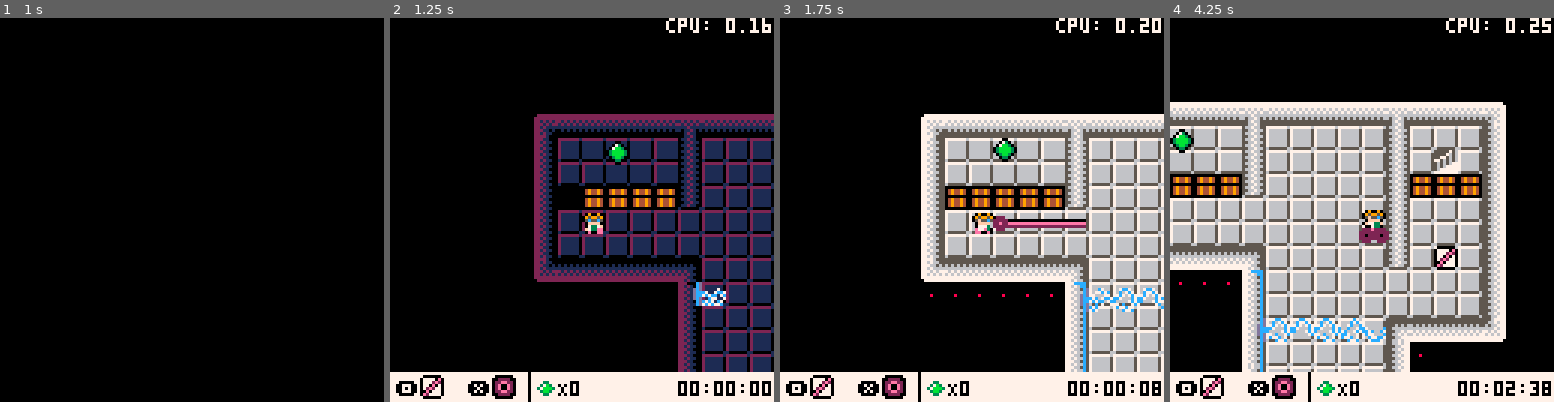
Above: before the commit, frames 1-4 (left to right).
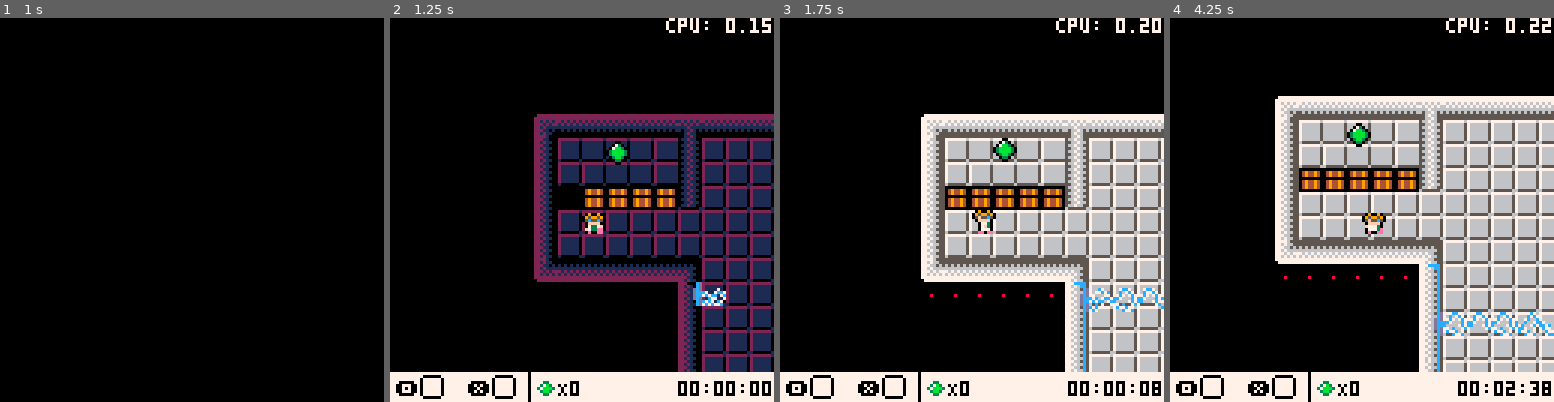
Above: after the commit, the same moments.

Repository: kitasuna/pico8-ttuor
Game: PICO-8 cartridge main.p8
Two runs of this game, one before a commit and one after it. Both use one fixed random seed, a clock stepped at 60 frames per second and the inputs below.
Inputs:
- Up to frame 1 (1 s): tap X (X key) at 0.33 s; tap O (Z key) at 0.7 s
- Up to frame 2 (1.25 s): tap X (X key) at 1.07 s
- Up to frame 3 (1.75 s): hold Right from 1.6 s (still down); tap O (Z key) at 1.7 s
- Up to frame 4 (4.25 s): tap X (X key) at 1.85, 2.97, 4.08 s; release Right at 2.1 s; tap O (Z key) every 0.4 s from 2.1 to 4.1 s; hold Up 2.15-2.42 s; hold Right 2.47-3.03 s; hold Left 3.08-3.58 s; hold Down 3.63-3.97 s; hold Right from 4.02 s (still down)

Frame 1 is identical in both runs. In frame 2, 0.3% of the frame differs, in the area x 8-100%, y 0-99%; in frame 3, 1.2%; in frame 4, 57%, in the area x 0-100%, y 0-99%.

Commit message:
Add message popups

Diff:
--- a/const.lua
+++ b/const.lua
@@ -60,3 +60,10 @@
 ENT_STATE_HELD = "HELD"
 
 GRAV_COLORS ={ CLR_PNK, CLR_BLK, CLR_PRP }
+
+X_CHAR = "❎"
+O_CHAR = "🅾️"
+U_CHAR = "⬆️"
+D_CHAR = "⬇️"
+L_CHAR = "⬅️"
+R_CHAR = "➡️"
--- a/entity.lua
+++ b/entity.lua
@@ -6,8 +6,8 @@
   }
 
   ent_man.collision = function()
-    for k, ent in pairs(ent_man.ents) do
-      for j, ent_inner in pairs(ent_man.ents) do
+    for ent in all(ent_man.ents) do
+      for ent_inner in all(ent_man.ents) do
         if ent.type == ENT_ITEM and ent_inner.type == ENT_BEAM and ent.state != ENT_STATE_BROKEN and collides(ent, ent_inner) then
           qm.add_event("beam_item_collision", ent)
         end
@@ -127,7 +127,7 @@
     if payload.ent.type != ENT_BOX then
       return
     end
-    for k, ent in pairs(ent_man.ents) do
+    for ent in all(ent_man.ents) do
       if ent.type == ENT_BEAM and ent.blocked_by == payload.ent then
         ent.blocked_by = nil
         return
@@ -155,7 +155,7 @@
   end
 
   ent_man.handle_gbeam_removed = function(payload)
-    for k, ent in pairs(ent_man.ents) do
+    for ent in all(ent_man.ents) do
       if ent.tgt_x != nil or ent.tgt_y != nil then
         ent.vel_x,ent.vel_y = 0,0
         ent.tgt_x,ent.tgt_y = nil,nil
@@ -164,7 +164,7 @@
   end
 
   ent_man.handle_button = function(payload)
-    for k, ent in pairs(ent_man.ents) do
+    for ent in all(ent_man.ents) do
       if ent.state == ENT_STATE_HELD then
         if not is_pressed_o(payload.input_mask) then
           -- unhand that item!
@@ -177,7 +177,7 @@
 
   -- String -> { rotation: Rotation, pos_x: Int, pos_y Int }
   ent_man.handle_player_rotation = function(payload)
-    for k, ent in pairs(ent_man.ents) do
+    for ent in all(ent_man.ents) do
       if ent.state == ENT_STATE_HELD then
         ent.future_x,ent.future_y = payload.pos_x,payload.pos_y
         --ent.future_y = payload.pos_y
@@ -233,7 +233,6 @@
   }
   tmp = merge(tmp, new_sprite(28, info[2], info[3], 8, 8))
 
-
   tmp.update = function(level)
     ent_update(tmp)(level)
   end
@@ -248,14 +247,10 @@
       if tmp.vel_x != 0 or tmp.vel_y != 0 then
         pal(0, GRAV_COLORS[frame_counter % 3])
       end
-      tmp.frame_step += 1
       local pos_offsets = {0, 1, 1, 1, 0, -1, -1, -1}
-      if tmp.frame_step > 10 then
-        tmp.frame_offset += 1
-        tmp.frame_step = 0
-        if tmp.frame_offset + 1 > #pos_offsets then
-          tmp.frame_offset = 0
-        end
+      tmp.frame_step = (tmp.frame_step + 1) % 10
+      if tmp.frame_step == 0 then
+        tmp.frame_offset = (tmp.frame_offset + 1) % #pos_offsets
       end
       local y_offset = pos_offsets[tmp.frame_offset + 1]
       spr(tmp.num, tmp.pos_x, tmp.pos_y + y_offset)
@@ -289,7 +284,7 @@
     end
     beam.size_x = beam_max_x - beam.pos_x
 
-    for j, ent_other in pairs(ent_man.ents) do
+    for ent_other in all(ent_man.ents) do
       -- Try cheating size here to make boxes more protective
       if ent_other.type == ENT_BOX and ent_other.state != ENT_STATE_HELD and collides(beam, ent_other) then
         beam.blocked_by = ent_other
--- a/main.p8
+++ b/main.p8
@@ -79,7 +79,7 @@
 function timer_draw(x, y, color)
   print(lz(timer_minutes)..":"..lz(timer_seconds)..":"..lz(frame_counter), x, y, color)
 end
-game_draw = function()
+function game_draw()
   cls()
 
   if player_state != PLAYER_STATE_DEAD_FALLING then
@@ -120,29 +120,8 @@
 
   item_particles.draw()
   sec_item_particles.draw()
-
-  -- Draw inventory
-  camera()
-  rectfill(0, 118, 128, 128, CLR_WHT)
-  print("🅾️", 2, 121, CLR_BLK)
-  print("❎", 26, 121, CLR_BLK)
-  palt(0, false)
-  palt(15, true)
-  spr(42, 10, 119)
-  spr(42, 34, 119)
-  if player_inventory.glove > 0 then
-    spr(38, 10, 119)
-    if player_inventory.flash_at == 0 and frame_counter % 3 != 0 then
-      spr(39, 10, 119)
-    end
-  end
-  if player_inventory.wormhole > 0 then
-    spr(40, 34, 119)
-    if player_inventory.flash_at == 1 and frame_counter % 3 != 0 then
-      spr(41, 34, 119)
-    end
-  end
-  -- gems_draw(48, 119)
+  inventory_draw(frame_counter)
+
   line(46, 118, 46, 128, CLR_BLK)
   spr(29, 48, 119)
   print("X"..player.gems_count, 56, 121, CLR_BLK)
@@ -156,7 +135,7 @@
   print("cpu: "..stat(1), 92, 0, CLR_WHT)
 end
 
-game_update = function()
+function game_update()
     local input_mask = 0
     if btn(BTN_U) then
       input_mask = input_mask | (1 << BTN_U)
@@ -220,6 +199,7 @@
     item_particles.update()
     sec_item_particles.update()
     slide_parts.update()
+    inventory_update()
 
     ent_man.collision()
 
@@ -258,17 +238,46 @@
   end
 end
 
+
+msg_box_fc = 0
+function msg_box_update()
+  msg_box_fc += 1
+  inventory_update()
+  qm.proc()
+  if msg_box_fc > 30 and (btn(BTN_X) or btn(BTN_O)) then
+    __update = game_update
+    __draw = game_draw
+    msg_box_fc = 0
+  end
+end
+
+function msg_box_draw(str)
+  return function()
+    inventory_draw(msg_box_fc)
+    rectfill(6,30,mid(6,msg_box_fc*6,122),mid(30,msg_box_fc*5,90),CLR_PNK)
+    rectfill(8,32,mid(8,msg_box_fc*6,120),mid(32,msg_box_fc*5,88),CLR_PRP)
+    if msg_box_fc > 20 then
+      local new_str = sub(str, 1, mid(1, msg_box_fc * 2, #str))
+      print(new_str, 9, 36, CLR_DGY)
+      print(new_str, 10, 37, CLR_WHT)
+    end
+  end
+end
+
+function _gm_handle_player_glove_collision()
+  __update = msg_box_update
+  __draw = msg_box_draw("you got: a cool glove!\n\npress and hold "..O_CHAR.."\nto pull boxes towards you!\n\nthen use "..U_CHAR..D_CHAR..R_CHAR..L_CHAR.."\nto reposition the box")
+end
+
 function _init()
   cls()
   printh"!!!!init"
 
   -- Set up our entity manager
   ent_man = new_entity_manager()
-  -- ^^ this is intentional, only need to delete the glove/wh from the table
 
   -- Add sprite
   player = new_player(1, 64, 64, 6, 6)
-  -- ^^ might not need this since logic is internal
 
   -- Set up player particle source
   plfx = flsrc(0, 0, 0.05, {CLR_ORN, CLR_PCH, CLR_DGN, CLR_PNK, CLR_PNK})
@@ -286,7 +295,7 @@
   qm.add_subs("entity_reaches_target", {sound_man.handle_entity_reaches_target, ent_man.handle_entity_reaches_target, player.handle_entity_reaches_target})
   qm.add_sub("player_rotation", ent_man.handle_player_rotation)
   qm.add_subs("player_item_collision", {player.handle_player_item_collision, ent_man.handle_player_item_collision})
-  qm.add_subs("player_glove_collision", {player.handle_player_glove_collision, ent_man.handle_player_item_collision})
+  qm.add_subs("player_glove_collision", {player.handle_player_glove_collision, ent_man.handle_player_item_collision,_gm_handle_player_glove_collision})
   qm.add_subs("player_wh_collision", {player.handle_player_wh_collision, ent_man.handle_player_item_collision})
   qm.add_sub("level_init", player.handle_level_init)
   -- Load levels
@@ -297,27 +306,14 @@
   -- Set up timers table for later...
   timers = {}
 
-  -- Frame counter, used for animation flashing and maybe other things eventually?
-  frame_counter = 0
-
-  -- Game timer, used to measure how quickly the player reaches the final goal
-  timer_minutes = 0
-  timer_seconds = 0
-
-  camera_x = 0
-  camera_y = 0
-
+  -- Initialize some numbers!
+  frame_counter,timer_minutes,timer_seconds,camera_x,camera_y = 0,0,0,0,0
 
   __draw = title_draw
   __update = title_update
 end
 
 function _update60()
-  -- Kinda hacky; but if we're in "game mode" do this stuff
-  -- currently unused
-  if __update == game_update then
-  end
-
   __update()
 end
 
--- a/player.lua
+++ b/player.lua
@@ -7,8 +7,38 @@
 player_slide_vel_x = 0
 player_slide_vel_y = 0
 slide_counter = 0
+slide_parts = flsrc(0, 0, 0, {2, 14, 14})
 player_inventory = {}
-slide_parts = flsrc(0, 0, 0, {2, 14, 14})
+function inventory_draw(fc)
+  camera()
+  rectfill(0, 118, 128, 128, CLR_WHT)
+  print(O_CHAR, 2, 121, CLR_BLK)
+  print(X_CHAR, 26, 121, CLR_BLK)
+  palt(0, false)
+  palt(15, true)
+  spr(42, 10, 119)
+  spr(42, 34, 119)
+  if player_inventory.glove > 0 then
+    spr(38, 10, 119)
+    if player_inventory.flash_at == 0 and fc % 3 != 0 then
+      spr(39, 10, 119)
+    end
+  end
+  if player_inventory.wormhole > 0 then
+    spr(40, 34, 119)
+    if player_inventory.flash_at == 1 and fc % 3 != 0 then
+      spr(41, 34, 119)
+    end
+  end
+end
+function inventory_update()
+  if player_inventory.flash_til > 0 then
+    player_inventory.flash_til -= 1
+    if player_inventory.flash_til == 0 then
+      player_inventory.flash_at = -1
+    end
+  end
+end
 
 function new_player(sprite_num, pos_x, pos_y)
   local player = new_sprite(
@@ -29,8 +59,8 @@
   player_inventory = {
     flash_at = -1,
     flash_til = 0,
-    glove = 2,
-    wormhole = 2,
+    glove = 0,
+    wormhole = 0,
   }
   player_items = {0,0,0,0,0,0,0,0}
 
@@ -328,12 +358,6 @@
   end
 
   player.update = function(ent_man, level)
-    if player_inventory.flash_til > 0 then
-      player_inventory.flash_til -= 1
-      if player_inventory.flash_til == 0 then
-        player_inventory.flash_at = -1
-      end
-    end
 
     player.gbeam.update()
 
@@ -453,7 +477,7 @@
       player.size_x - 1, -- cheat with smaller player size for ents
       player.size_y - 1
     )
-    for k, ent in pairs(ent_man.ents) do
+    for ent in all(ent_man.ents) do
       if fget(ent.num, FLAG_COLLIDES_PLAYER) == true then
         if collides(player_at_next, ent) then
           can_move_x = false
@@ -575,7 +599,6 @@
     -- 1) a sprite
     -- 2) a bad tile
     -- 3) our max extent
-    -- TODO: Add collision with map tiles
     local iter_pos_x = tmp.head_pos_x
     local iter_pos_y = tmp.head_pos_y
     local collision_found = false
@@ -601,7 +624,7 @@
       else
         tmp_sprite = new_sprite(0, iter_pos_x, iter_pos_y - 2, 3, 3)
       end
-      for k, ent in pairs(ent_man.ents) do
+      for ent in all(ent_man.ents) do
         if ent.type != ENT_BEAM and collides(tmp_sprite, ent) then
             tmp.tail_pos_x = iter_pos_x
             tmp.tail_pos_y = iter_pos_y
--- a/title.lua
+++ b/title.lua
@@ -80,7 +80,7 @@
 
       -- start (fade in) game
       add(timers, {75,function()
-          music(2)
+          -- music(2)
           __update = game_update
           __draw = game_draw
         end
